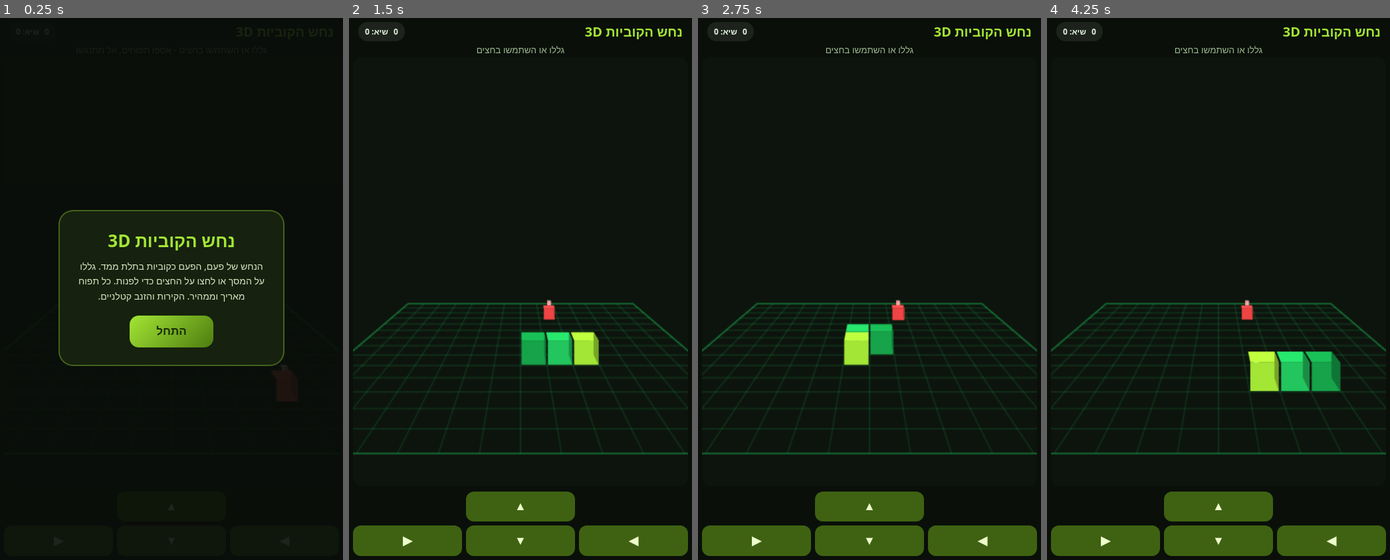
Above: before the commit, frames 1-4 (left to right).
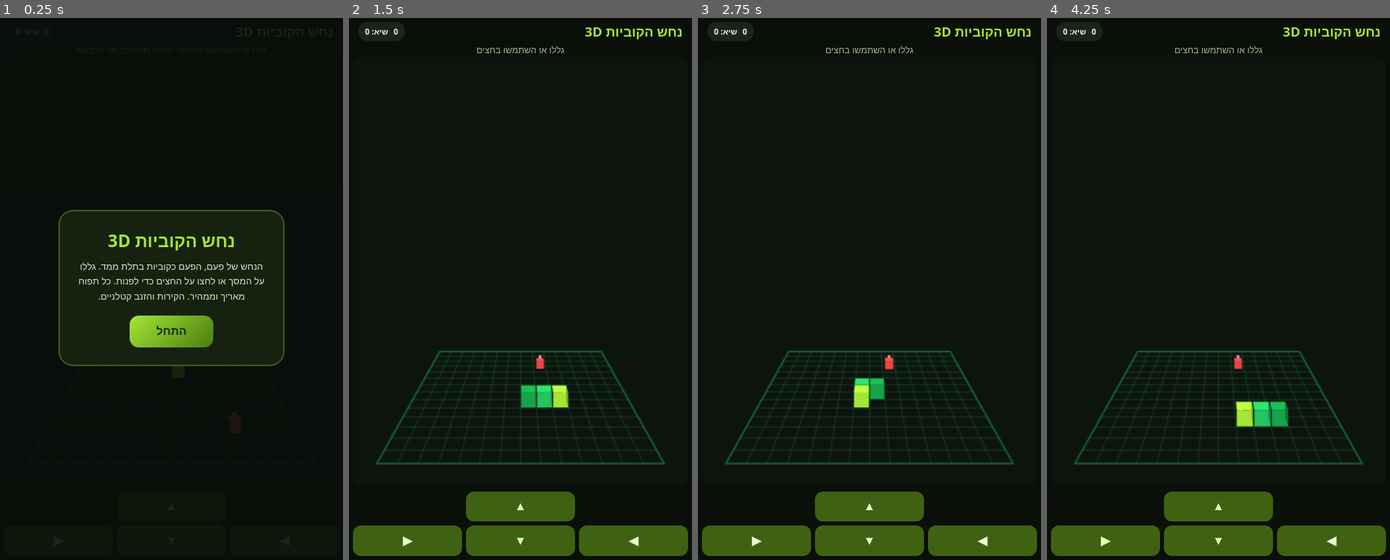
Above: after the commit, the same moments.

Repository: chunchila/snake-3d-cubes-game
Game: browser game, page index.html
The game is run twice, just before and just after one commit, with the same random seed, the same clock (stepped at 60 frames per second) and the same inputs.
Inputs:
- Up to frame 1 (0.25 s): no input
- Up to frame 2 (1.5 s): click "התחל" at 0.27 s; hold Right from 1.03 s (still down)
- Up to frame 3 (2.75 s): release Right at 1.53 s; hold Down 1.58-1.85 s; hold Left 1.9-2.47 s; hold Up from 2.52 s (still down)
- Up to frame 4 (4.25 s): release Up at 2.82 s; hold Right 2.87-3.53 s; hold Up 3.58-3.82 s; hold Left from 3.87 s (still down)

The runs differ from the first frame. In frame 2, 4.3% of the frame differs, in the area x 1-99%, y 51-83%; in frame 3, 3.8%; in frame 4, 4.9%.

Commit message:
v2: camera/framing fix + real 3D cube rendering

Diff:
--- a/index.html
+++ b/index.html
@@ -35,7 +35,7 @@
 'use strict';
 const c=document.getElementById('c'),x=c.getContext('2d');x.direction='ltr';
 const W=390,H=500;c.width=W;c.height=H;
-const N=14,CELL=2,F=430,CAM={x:0,y:12,z:-32};
+const N=14,CELL=2,F=430,CAM={x:0,y:25,z:-50};
 const scoreEl=document.getElementById('score'),bestEl=document.getElementById('best'),msg=document.getElementById('msg');
 let best=+(localStorage.getItem('snake3d_best')||0);bestEl.textContent='שיא: '+best;
 let snake,dir,nextDir,food,score,run,tickMs,lastTick,t;
